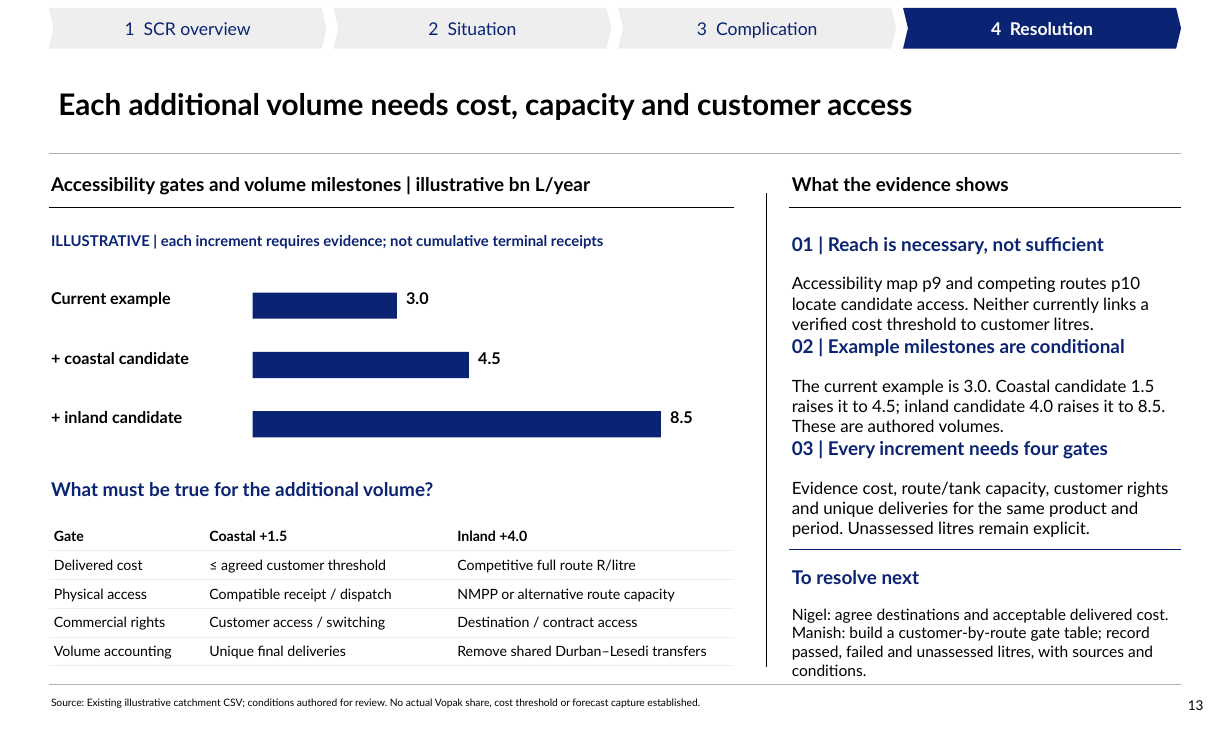
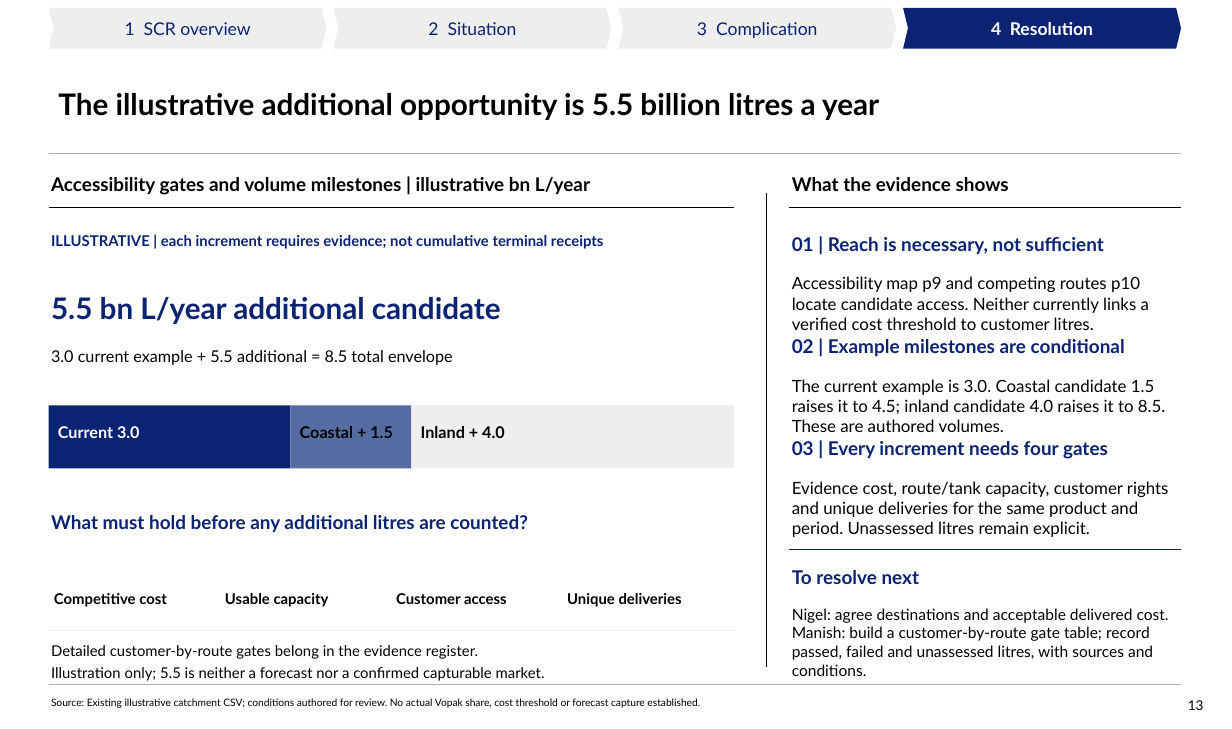
Before and after one commit to Africa-International-Advisors/liquid_fuels_model, a slide deck: slide 13 of pptx/output/delivered/Vopak_Week1_Analytical_Pack_2026_10_06.pptx. Drawn at 1232x729 pixels with LibreOffice and Linux fonts; fonts in the diff are those of the drawing; background and template pictures are left out. Boxes give left, top, right and bottom in pixels: in the first picture for what was removed or moved away, otherwise in the second. Text is boxed around its words. In the diff, an @@ line names an element or a change of style, - is before the commit and + after.

Commit message:
Tighten SA SCR maps, national accounting and opportunity narrative
Apply 6 October presentation feedback: simplify the demand map, balance eight driver panels, add sourced Matola/Walvis storage context, distinguish accessibility from unique deliveries and additional opportunity, and show regional published capacity without treating stock as demand share. Refresh the existing PPT/PDF pair and record feedback closure plus forecasting method task. Model inputs unchanged; draft evidence gaps remain explicit.

```diff
--- a/pptx/output/delivered/Vopak_Week1_Analytical_Pack_2026_10_06.pptx
+++ b/pptx/output/delivered/Vopak_Week1_Analytical_Pack_2026_10_06.pptx
@@ title at box(58, 93, 879, 120): text changed @@
-Each additional volume needs cost, capacity and customer access
+The illustrative additional opportunity is 5.5 billion litres a year
@@ text removed at box(51, 292, 171, 307) @@
-Current example
@@ text added at box(51, 297, 501, 324), 22 pt, text #0A2373, bold @@
+5.5 bn L/year additional candidate
@@ rectangle removed at box(253, 293, 397, 319) @@
@@ text added at box(51, 350, 453, 365), 12 pt, text #000000 @@
+3.0 current example + 5.5 additional = 8.5 total envelope
@@ text removed at box(64, 352, 189, 364) @@
-+ coastal candidate
@@ rectangle added at box(49, 405, 291, 469), fill #0A2373 @@
@@ text removed at box(64, 411, 182, 423) @@
-+ inland candidate
@@ rectangle removed at box(253, 411, 661, 438) @@
@@ rectangle: place and size @@
-rectangle at box(253, 352, 469, 378)
+rectangle at box(291, 405, 411, 469)
@@ rectangle at box(291, 405, 411, 469): fill #0A2373 to #546CA2 @@
@@ rectangle added at box(411, 405, 734, 469), fill #EEEEEE @@
@@ text removed at box(670, 411, 693, 423) @@
-8.5
@@ text at box(58, 426, 140, 438): text changed; text colour #000000 to #FFFFFF @@
-3.0
+Current 3.0
@@ text at box(300, 426, 393, 438): text changed @@
-4.5
+Coastal + 1.5
@@ text added at box(421, 426, 505, 438), 12 pt, text #000000, bold @@
+Inland + 4.0
@@ text at box(51, 515, 528, 533): text changed @@
-What must be true for the additional volume?
+What must hold before any additional litres are counted?
@@ table at box(49, 569, 734, 630) @@
-Gate | Coastal +1.5 | Inland +4.0
-Delivered cost | ≤ agreed customer threshold | Competitive full route R/litre
-Physical access | Compatible receipt / dispatch | NMPP or alternative route capacity
-Commercial rights | Customer access / switching | Destination / contract access
-Volume accounting | Unique final deliveries | Remove shared Durban–Lesedi transfers
+Competitive cost | Usable capacity | Customer access | Unique deliveries
@@ table: place and size @@
-table at box(49, 522, 734, 666)
+table at box(49, 569, 734, 630)
@@ text added at box(51, 645, 545, 681), 11 pt, text #000000 @@
+Detailed customer-by-route gates belong in the evidence register.
+Illustration only; 5.5 is neither a forecast nor a confirmed capturable market.
```
Also in this commit, not shown: 7 other slides changed, 10 other files.
